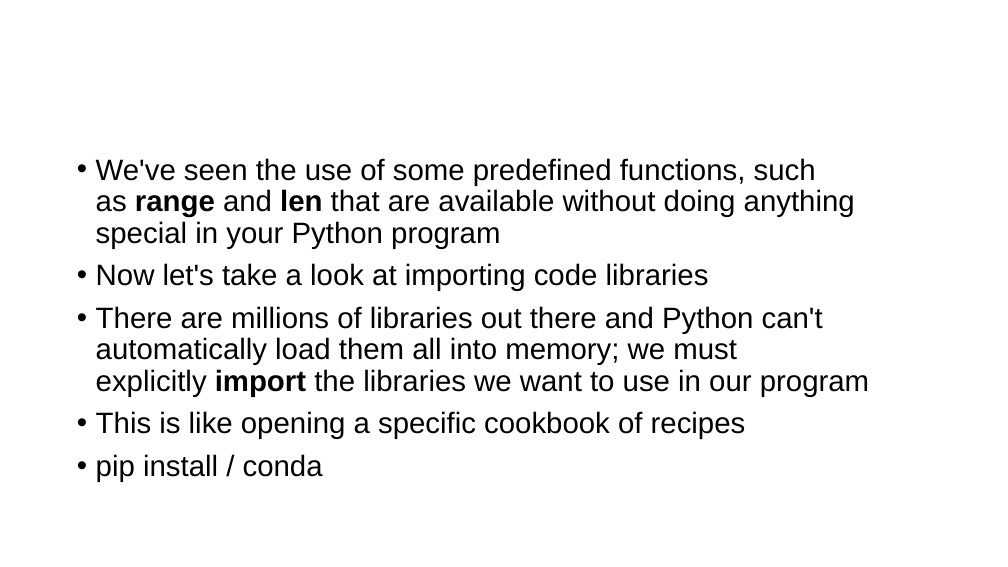
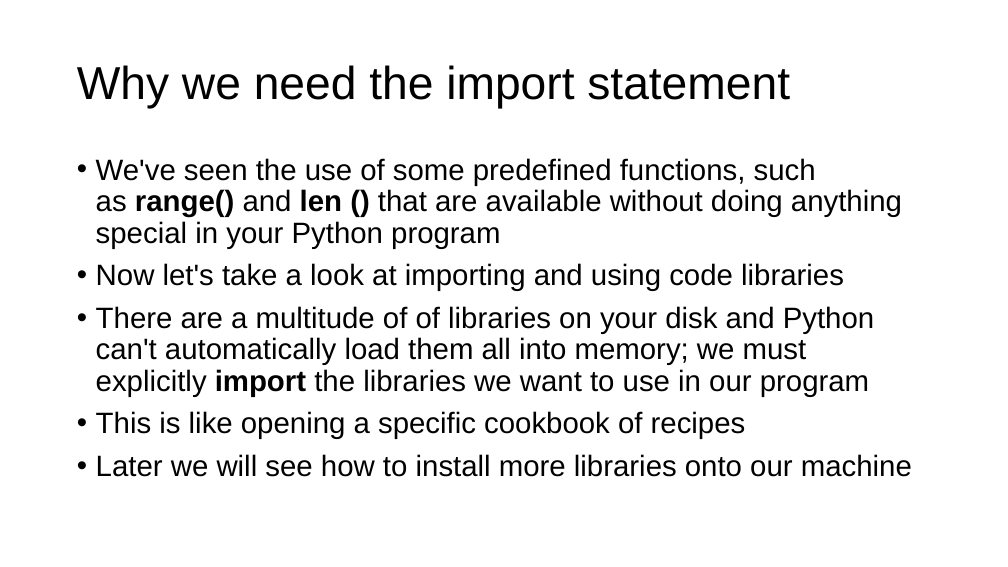
Before and after one commit to parrt/msds501, a slide deck: slide 2 of slides/packages.pptx (slide 3 before the commit). Drawn at 1008x567 pixels with LibreOffice and Linux fonts; fonts in the diff are those of the drawing; background and template pictures are left out. Boxes give left, top, right and bottom in pixels: in the first picture for what was removed or moved away, otherwise in the second. Text is boxed around its words. In the diff, an @@ line names an element or a change of style, - is before the commit and + after.

```diff
--- a/slides/packages.pptx
+++ b/slides/packages.pptx
@@ title added at [77, 65, 790, 109], 44 pt, text #000000 @@
+Why we need the import statement
@@ text at [96, 158, 902, 397]: text changed @@
-• We've seen the use of some predefined functions, such as range and len that are available without doing anything special in your Python program
-• Now let's take a look at importing code libraries
-• There are millions of libraries out there and Python can't automatically load them all into memory; we must explicitly import the libraries we want to use in our program
+• We've seen the use of some predefined functions, such as range() and len () that are available without doing anything special in your Python program
+• Now let's take a look at importing and using code libraries
+• There are a multitude of of libraries on your disk and Python can't automatically load them all into memory; we must explicitly import the libraries we want to use in our program
@@ text at [96, 454, 912, 477]: text changed @@
-• pip install / conda
+• Later we will see how to install more libraries onto our machine
```
Also in this commit, not shown: 7 slides added, 1 slide removed, 2 other files.
